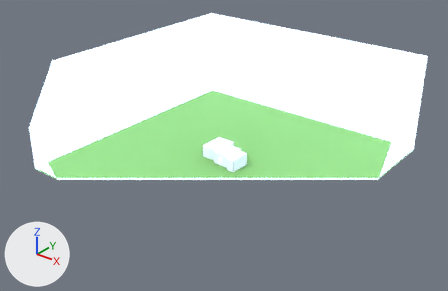
Before and after pictures for a commit that changed the glTF model RoomGame/newmap.glb.
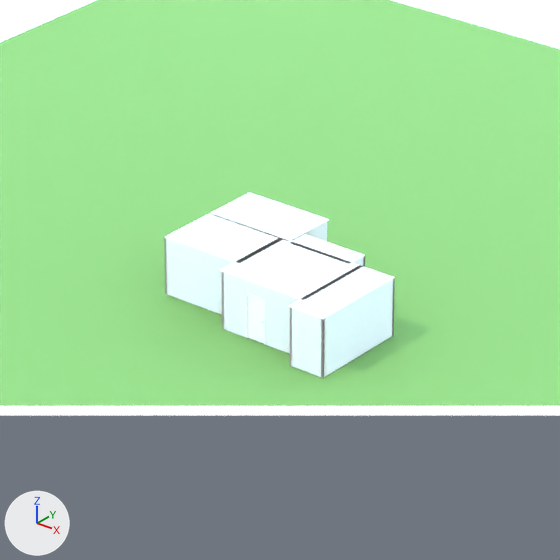
There are two pictures of each version: one whole from a 50 mm camera at (80.99, -92.2, 62.71) aimed at (5.84, 1.74, 4.47), one close up on the part from 38% to 62% of the width and 34% to 71% of the height. The lights are fixed; the arrows at lower left show +X, +Y and +Z. The first two pictures are the older version. Everything nearer to the camera than a plane just in front of the edit is cut away. Where no turn or scale is listed for an object, it has been applied to the vertices. Vertices at exactly the same position are counted once.

The first close-up shows 'NewMap_Ceiling-col', 'NewMap_Front_Door-col', 'NewMap_Lawn-col', 'NewMap_Sky', 'NewMap_Walls-col'.
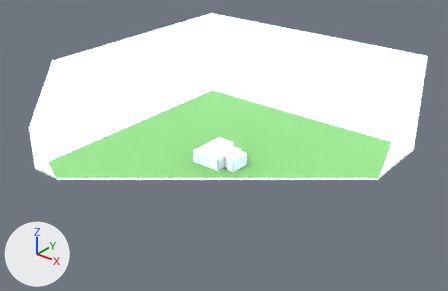
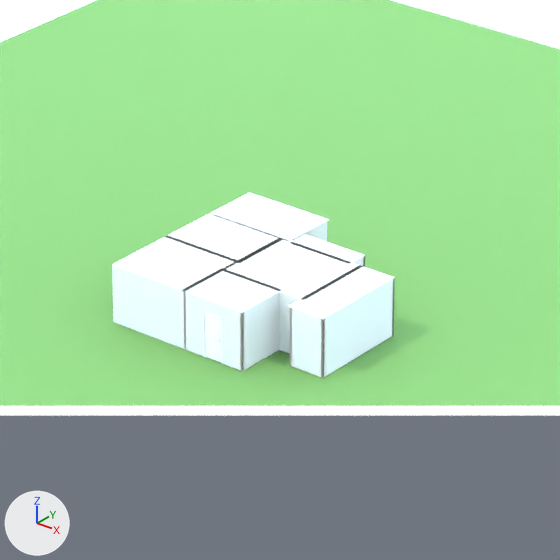
Where the change shows, as pixel boxes (x1, y1, x2, y2) in the close-ups (560 x 560 px; the box of a moved part takes in the faces that stretch with it):
'NewMap_Walls-col', reshaped (22% wider)
    before: (164, 222, 395, 378)
    after: (112, 222, 395, 378)
'NewMap_Ceiling-col', reshaped (22% wider)
    before: (164, 192, 395, 320)
    after: (112, 192, 395, 320)
'NewMap_Front_Door-col', moved
    before: (246, 293, 265, 345)
    after: (203, 311, 223, 364)
part 1 of me_newmap_ceiling, added
    after: (112, 235, 240, 292)
part 2 of me_newmap_ceiling, added
    after: (183, 268, 281, 313)
part 4 of me_newmap_walls, added
    after: (184, 292, 186, 350)
part 5 of me_newmap_walls, added
    after: (112, 266, 279, 371)
part 6 of me_newmap_walls, moved or reshaped
    before: (222, 272, 299, 343)
    after: (279, 293, 299, 343)

Edits to the bpy script that builds the scene:
```text
Change me_newmap_ceiling:
    used by ob_newmap_ceiling_col; location = (0.0, 0.0, 0.0)
    remove me_newmap_ceiling.from_pydata(...)  # 40 vertices, 60 faces; spans x -0.1..9.82, y -0.1..7.4, z 2.66..2.71
    add me_newmap_ceiling.from_pydata(...)  # 56 vertices, 84 faces; spans x -0.1..9.82, y -1.7..7.4, z 2.66..2.71
    me_newmap_ceiling part 1: a new loose piece, a box spanning x -0.1..3.9, y -1.7..1.87, z 2.66..2.71, in mat_flat_ceiling_paint (white #ecebe7)
    me_newmap_ceiling part 2: a new loose piece, a box spanning x 3.7..6.9, y -1.7..0.9, z 2.66..2.71, in mat_flat_ceiling_paint (white #ecebe7)
Change me_newmap_front_door:
    used by ob_newmap_front_door_col; location = (0.0, 0.0, 0.0)
    remove me_newmap_front_door.from_pydata(...)  # 488 vertices, 928 faces; spans x 5.14..6.16, y 0.67..0.83, z 0.0..2.11
    add me_newmap_front_door.from_pydata(...)  # 488 vertices, 928 faces; spans x 4.84..5.86, y -1.74..-1.57, z 0.0..2.11
    me_newmap_front_door part 3: the whole mesh is moved by (-0.3, -2.4, 0.0)
Change me_newmap_walls:
    used by ob_newmap_walls_col; location = (0.0, 0.0, 0.0)
    remove me_newmap_walls.from_pydata(...)  # 182 vertices, 360 faces; spans x -0.1..9.82, y -0.1..7.4, z 0.0..2.66
    add me_newmap_walls.from_pydata(...)  # 223 vertices, 432 faces; spans x -0.1..9.82, y -1.7..7.4, z 0.0..2.66
    me_newmap_walls part 4: a new loose piece, a box spanning x 3.8..3.9, y -1.7..0.8, z 0.0..2.66, in mat_flat_wall_paint (light grey #dddcd6)
    me_newmap_walls part 5: a new loose piece of 26 vertices spanning x -0.1..6.9, y -1.7..0.8, z 0.0..2.66, in mat_flat_wall_paint (light grey #dddcd6)
    me_newmap_walls part 6: 2 vertices moved from x 6.1, y 0.7..0.8, z 0.0 to x 6.75, y 0.7..0.8, z 0.0; 11 vertices removed from x 3.85..6.1, y 0.7..0.8, z 0.0..2.66; 18 vertices added at x 0.3..6.75, y 0.7..1.77, z 0.0..2.66
```
